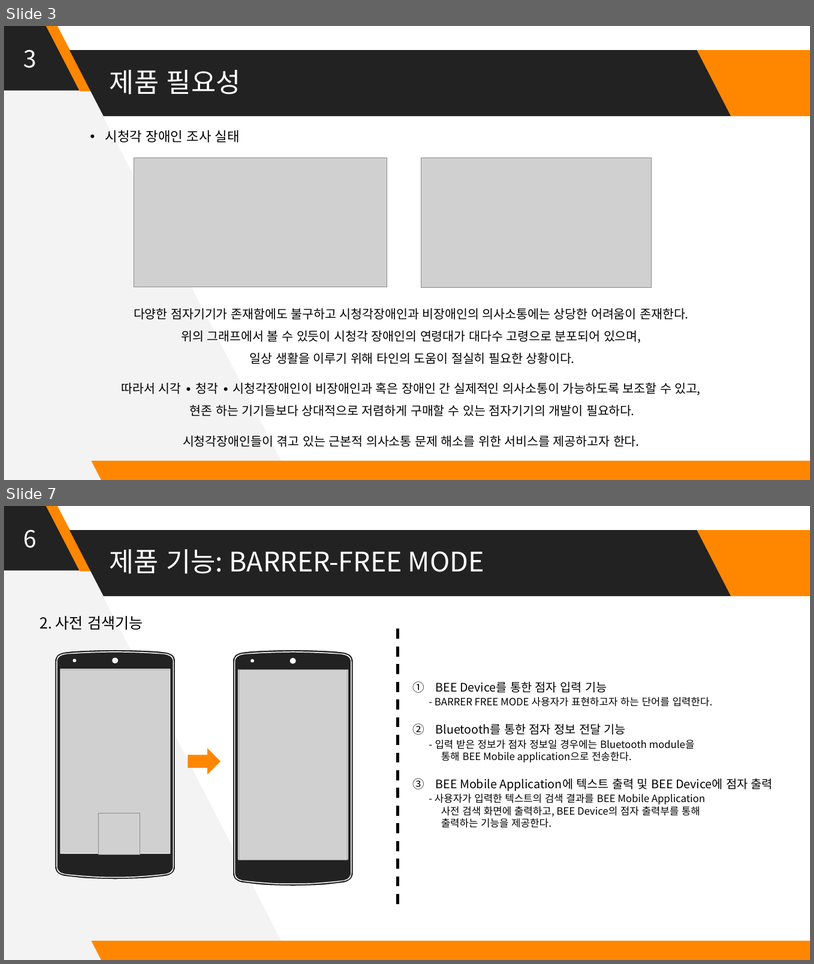
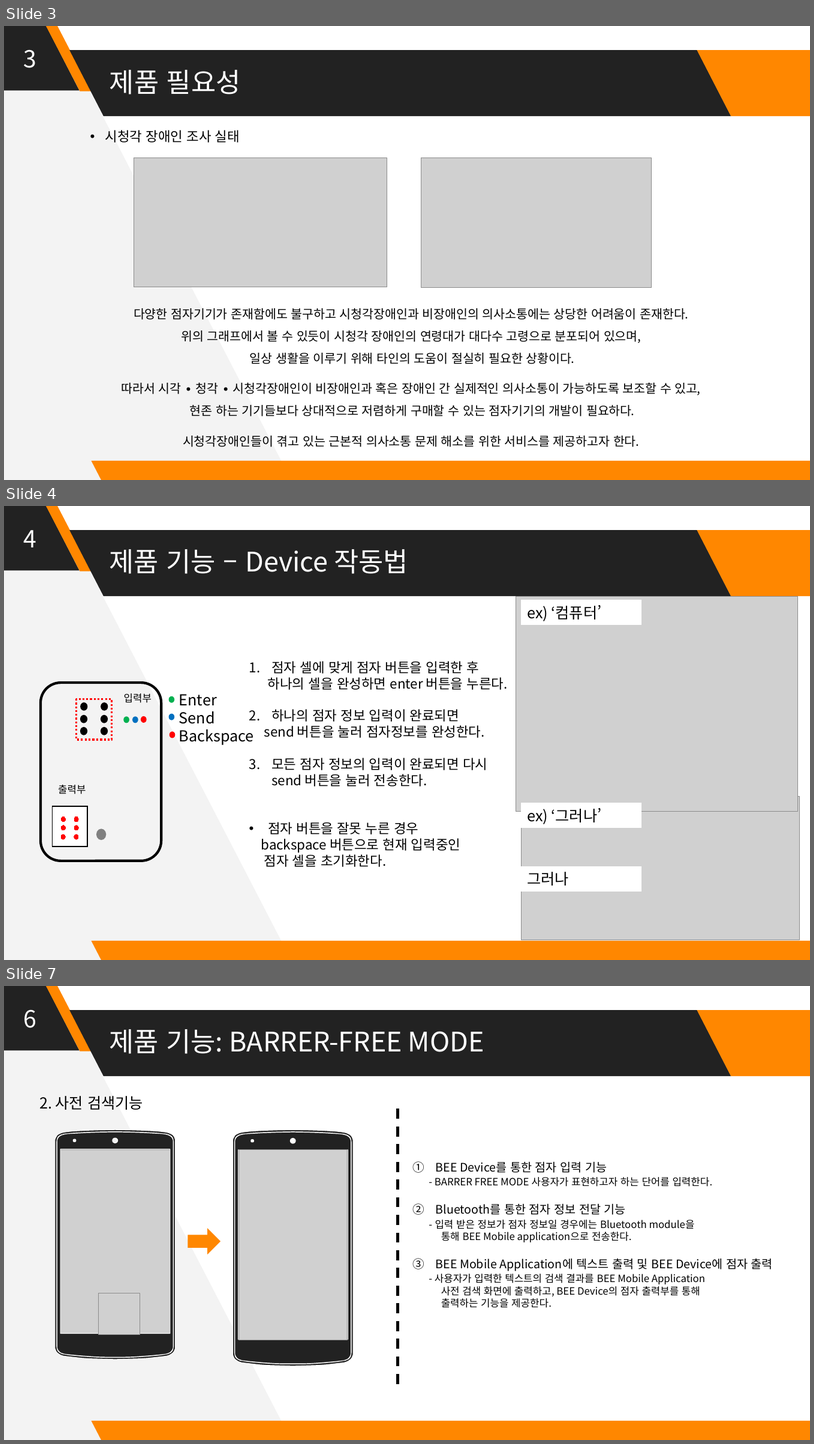
Before and after one commit to Huffon/2019_Capstone_bee, a slide deck: docs/8_Final Presentation Panel.pptx. Shown one above the other, each under a label of ours: slides 3 and 7 before the commit, slides 3, 4 and 7 after it; the slides between them are not shown. The pictures are 814x964 and 814x1444 pixels, drawn with LibreOffice and Linux fonts; fonts in the diff are those of the drawing; grey boxes stand for pictures. Boxes give left, top, right and bottom in pixels: in the first picture for what was removed or moved away, otherwise in the second. Text is boxed around its words. In the diff, an @@ line names an element or a change of style, - is before the commit and + after.

```diff
--- a/docs/8_Final Presentation Panel.pptx
+++ b/docs/8_Final Presentation Panel.pptx
@@ slide 4 added at box(4, 506, 810, 960), background #FFFFFF; not listed: 6 template elements that a slide beside it also shows @@
@@ text added at box(24, 530, 37, 547), 28 pt, text #FFFFFF @@
+4
@@ title added at box(109, 549, 409, 574), 32 pt, text #FFFFFF @@
+제품 기능 – Device 작동법
@@ picture added at box(516, 596, 798, 811) @@
@@ rectangle added at box(522, 600, 642, 625), fill #FFFFFF, outline #FFFFFF 0.75 pt, 18 pt, text #000000 @@
+ex) ‘컴퓨터’
@@ text added at box(261, 661, 508, 867), 16 pt, text #000000 @@
+1. 점자 셀에 맞게 점자 버튼을 입력한 후
+하나의 셀을 완성하면 enter 버튼을 누른다.
+2. 하나의 점자 정보 입력이 완료되면
+send 버튼을 눌러 점자정보를 완성한다.
+3. 모든 점자 정보의 입력이 완료되면 다시 send 버튼을 눌러 전송한다.
+• 점자 버튼을 잘못 누른 경우
+backspace 버튼으로 현재 입력중인
+점자 셀을 초기화한다.
@@ group added at box(40, 682, 254, 861): 19 ellipses, 3 texts, 2 rectangles, 1 rounded rectangle @@
+출력부
+입력부
+Enter
+Send
+Backspace
@@ picture added at box(522, 796, 800, 940) @@
@@ rectangle added at box(522, 803, 642, 827), fill #FFFFFF, outline #FFFFFF 0.75 pt, 18 pt, text #000000 @@
+ex) ‘그러나’
@@ rectangle added at box(522, 867, 642, 891), fill #FFFFFF, outline #FFFFFF 0.75 pt, 18 pt, text #000000 @@
+그러나
```
Also in this commit, not shown: 1 slide changed, 1 slide removed.
